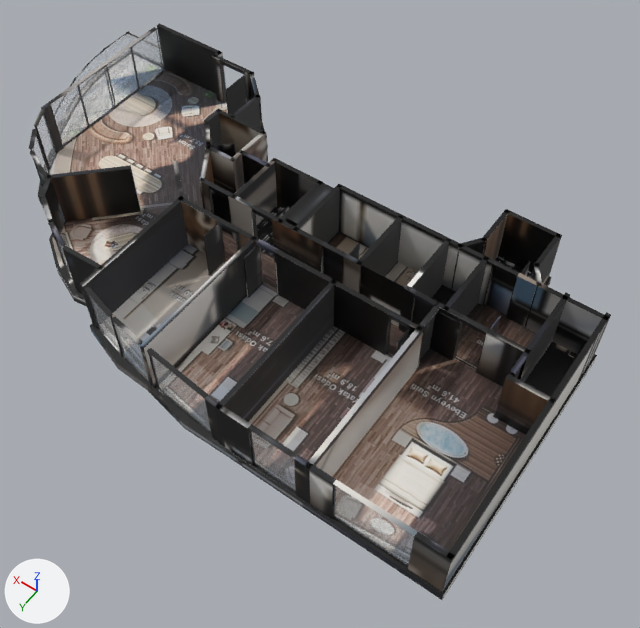
A saved change to the glTF model _bake/glb/kent-21/model.glb.
One viewpoint serves both versions: a 50 mm camera at (-15.0, 16.5, 24.8) aimed at (-3.4, 0.2, -0.7). Lighting does not change. The marker at lower left points along +X, +Y and +Z. The first picture is the older version. Where no turn or scale is listed for an object, it has been applied to the vertices. Vertices at exactly the same position are counted once.

The scene before the commit, as lines of its bpy script (objects in view):
```python
mat_baked = bpy.data.materials.new('baked')
mat_baked.use_nodes = True; mat_baked.node_tree.nodes.clear()
_N = mat_baked.node_tree.nodes; _L = mat_baked.node_tree.links
n0 = _N.new('ShaderNodeBsdfPrincipled'); n0.name = 'Principled BSDF'
n1 = _N.new('ShaderNodeOutputMaterial'); n1.name = 'Material Output'
n2 = _N.new('ShaderNodeTexImage'); n2.name = 'Image Texture'
n2.image = img_model_glb
n3 = _N.new('ShaderNodeMapping'); n3.name = 'Mapping'
n3.inputs[1].default_value = (0.00142, -14.96, 0.0)  # 'Location'
n3.inputs[3].default_value = (15.93, 15.96, 1.0)  # 'Scale'
n4 = _N.new('ShaderNodeUVMap'); n4.name = 'UV Map'
n4.uv_map = 'UVMap'
_L.new(n0.outputs[0], n1.inputs[0])  # 'BSDF' to 'Surface'
_L.new(n2.outputs[0], n0.inputs[0])  # 'Color' to 'Base Color'
_L.new(n3.outputs[0], n2.inputs[0])  # 'Vector' to 'Vector'
_L.new(n4.outputs[0], n3.inputs[0])  # 'UV' to 'Vector'
me_mesh_0 = bpy.data.meshes.new('Mesh_0')
me_mesh_0.from_pydata(...)  # 5218 vertices, 9484 faces; spans x 0.0..25.1, y -13.8..0.0, z 0.0..2.6
me_mesh_0.materials.append(mat_baked)
me_mesh_18 = bpy.data.meshes.new('Mesh_18')
me_mesh_18.from_pydata(...)  # a box spanning x 22.58..22.6, y -13.41..-7.17, z 0.36..2.61
me_mesh_18.materials.append(mat_glass_rt)  # white #edf3f9
me_mesh_9 = bpy.data.meshes.new('Mesh_9')
me_mesh_9.from_pydata(...)  # 8 vertices, 12 faces; spans x 5.27..6.99, y -0.2..-0.16, z 0.36..2.61
me_mesh_9.materials.append(mat_glass_rt)  # white #edf3f9
ob_mesh_0 = bpy.data.objects.new('Mesh_0', me_mesh_0)
ob_mesh_0.location = (-12.45, 6.91, -0.36)
ob_mesh_18 = bpy.data.objects.new('Mesh_18', me_mesh_18)
ob_mesh_18.location = (-12.45, 6.91, -0.36)
ob_mesh_9 = bpy.data.objects.new('Mesh_9', me_mesh_9)
ob_mesh_9.location = (-12.45, 6.91, -0.36)
# also in view: 'Mesh_8' at (-9.9, 6.7, 1.1); 'Mesh_10' at (-2.5, 6.5, 1.1)
```
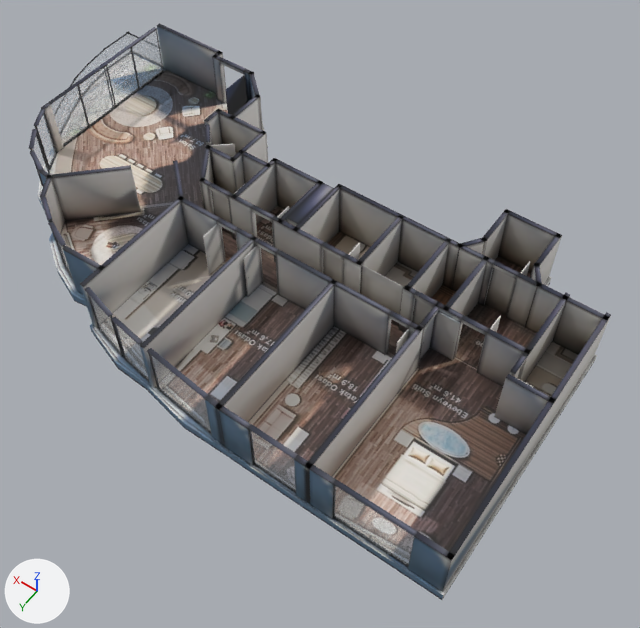
Boxes (x1, y1, x2, y2) around the edits, measured in the pictures (640 x 628 px):
```json
{"object": "Mesh_0", "change": "surface changed", "before": [29, 23, 611, 600], "after": [29, 23, 611, 600], "on screen": "black to grey"}
{"part": 1, "of": "me_mesh_0", "change": "reshaped", "before": [38, 66, 597, 599], "after": [39, 66, 595, 591], "on screen": "mostly hidden afterwards"}
{"part": 2, "of": "me_mesh_0", "change": "surface changed", "before": [29, 26, 609, 600], "after": [29, 26, 609, 600]}
```

The change, as JSON lines over the scene's bpy script:
```json
{"block": "mat_baked", "where": "n3 = _N.new('ShaderNodeMapping'); n3.name = 'Mapping'"}
{"op": "set", "path": "n3.inputs[3].default_value", "old": "(15.93, 15.96, 1.0)", "new": "(15.94, 15.96, 1.0)", "note": "'Scale'"}
{"block": "me_mesh_0", "where": "# used by ob_mesh_0; location = (-12.45, 6.91, -0.36)"}
{"op": "remove", "block": "me_mesh_0", "code": "me_mesh_0.from_pydata(...)  # 5218 vertices, 9484 faces; spans x 0.0..25.1, y -13.8..0.0, z 0.0..2.6"}
{"op": "add", "block": "me_mesh_0", "code": "me_mesh_0.from_pydata(...)  # 4306 vertices, 7660 faces; spans x 0.0..25.1, y -13.8..0.0, z 0.0..2.6"}
{"block": "me_mesh_0", "change": "me_mesh_0 part 1: 23 vertices moved within x 0.1..22.6, y -13.7..-2.0, z 0.0..0.4; 912 vertices removed from x 0.0..22.6, y -13.8..0.0, z 0.0..0.4"}
{"block": "me_mesh_0", "change": "me_mesh_0 part 2: 5774 kept faces spanning x 0.0..25.1, y -13.8..0.0, z 0.0..2.6 get new texture (UV) coordinates"}
```
